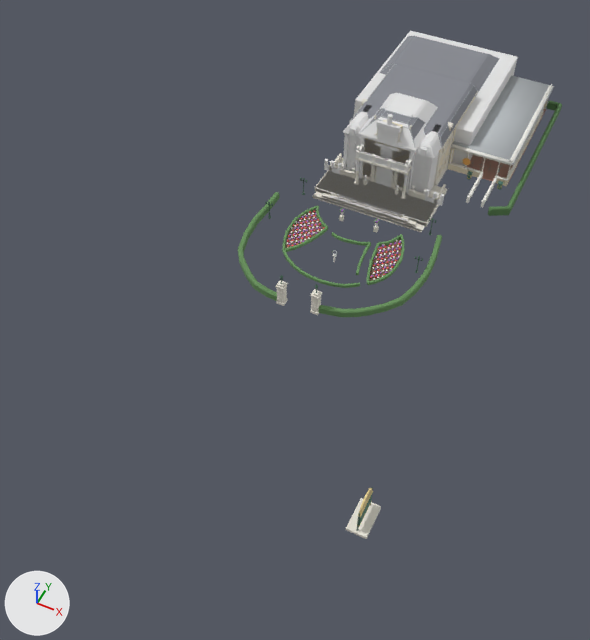
Two versions of the Blender file models/AR_VillaVolta/AR_VillaVolta_master.blend, one commit apart.
One viewpoint serves both versions: a 50 mm lens placed at (30.6, -90.0, 76.6), pointed at (-0.6, -27.7, -1.4). Arrows for +X, +Y and +Z are at lower left; the lights stay in place. The picture after the commit comes second.

The older version as bpy lines, for what is in view:
```python
me_vo_hagen__beuk = bpy.data.meshes.new('VO_hagen__beuk')
me_vo_hagen__beuk.from_pydata(...)  # 480 vertices, 520 faces; spans x -13.4..12.3, y -27.1..-6.7, z 0.0..1.1
me_vo_hagen__beuk.polygons.foreach_set('use_smooth', [True] * 520)
me_vo_hagen__beuk.materials.append(mat_mat_beuk)  # green #658e59
me_vo_rijhal__zink = bpy.data.meshes.new('VO_rijhal__zink')
me_vo_rijhal__zink.from_pydata([(6.8, 8.6, 4.1), (6.8, 8.6, 4.2), (6.8, 30.9, 4.1), (6.8, 30.9, 4.2), (16.2, 8.6, 4.1), (16.2, 8.6, 4.2), (16.2, 30.9, 4.1), (16.2, 30.9, 4.2)], [], [(0, 1, 3, 2), (2, 3, 7, 6), (6, 7, 5, 4), (4, 5, 1, 0), (2, 6, 4, 0), (7, 3, 1, 5)])
me_vo_rijhal__zink.polygons.foreach_set('use_smooth', [True] * 6)
me_vo_rijhal__zink.materials.append(mat_mat_zink)  # light grey #b6bcbf
me_vv_trap__steen = bpy.data.meshes.new('VV_trap__steen')
me_vv_trap__steen.from_pydata(...)  # 128 vertices, 128 faces; spans x -8.4..8.4, y -6.4..-5.0, z 0.0..0.8
me_vv_trap__steen.materials.append(mat_mat_steen)  # white #e7e3d7
ob_vo_hagen__beuk = bpy.data.objects.new('VO_hagen__beuk', me_vo_hagen__beuk)
ob_vo_hagen__beuk.location = (0.0, 0.0, 0.0)
ob_vo_rijhal__zink = bpy.data.objects.new('VO_rijhal__zink', me_vo_rijhal__zink)
ob_vo_rijhal__zink.location = (0.0, 0.0, 0.0)
ob_vv_trap__steen = bpy.data.objects.new('VV_trap__steen', me_vv_trap__steen)
ob_vv_trap__steen.location = (0.0, 0.0, 0.0)
# also in view: 'VV_daken__lei' at (-1.1, 15.6, 8.5); 'VO_hagen__buxus' at (-0.2, -14.8, 0.3); 'VV_terras__steen' at (0.0, -0.9, 0.4); 'BLK_dak_hoofd' at (0.0, 5.0, 9.6); 'VO_paden__aarde' at (-0.2, -13.6, 0.1)
```
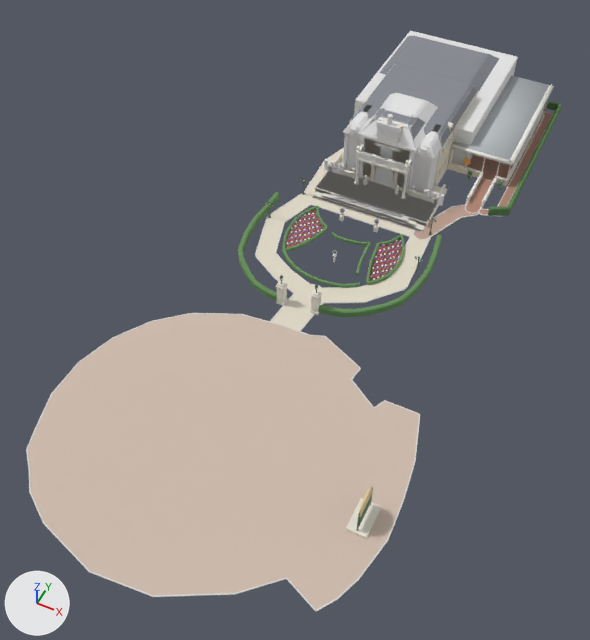
The change in detail:
Material 'MAT_band' (mat_mat_band) is new.
Its base color is (0.7, 0.69, 0.66) (light grey #dad8d4).
Its roughness is 0.85.
Material 'MAT_plein' (mat_mat_plein) is new.
Its base color is (0.62, 0.5, 0.42) (beige #cebcad).
Its roughness is 0.9.
Material 'MAT_klinker' (mat_mat_klinker) is new.
Its base color is (0.5, 0.34, 0.27) (beige #bc9e8e).
Its roughness is 0.9.
Material 'MAT_grind' (mat_mat_grind) is new.
Its base color is (0.76, 0.7, 0.58) (pale yellow #e2dac8).
Its roughness is 0.95.
Mesh me_vo_paden__band is new.
It has 1110 vertices, 1120 faces and spans x -20.2..21.8, y -67.6..30.0, z 0.0..0.1.
It uses material mat_mat_band (light grey #dad8d4).
Mesh me_vo_paden__plein is new.
It has 60 vertices, 58 faces and spans x -20.1..21.7, y -67.5..-29.6, z 0.0.
It uses material mat_mat_plein (beige #cebcad).
Mesh me_vo_paden__klinkerrood is new.
It has 72 vertices, 68 faces and spans x 12.1..17.4, y 0.6..29.9, z 0.0.
It uses material mat_mat_klinkerrood (beige #b38676).
Mesh me_vo_paden__klinker is new.
It has 92 vertices, 90 faces and spans x 7.34..14.3, y -7.78..2.86, z -0.05..0.05.
It uses material mat_mat_klinker (beige #bc9e8e).
Mesh me_vo_paden__grind is new.
It has 136 vertices, 136 faces and spans x -12.2..10.4, y -30.5..10.5, z 0.0.
It uses material mat_mat_grind (pale yellow #e2dac8).
Object 'VO_paden__band' (ob_vo_paden__band) is new; it shows me_vo_paden__band.
Its location is (0.0, 0.0, 0.0).
Object 'VO_paden__plein' (ob_vo_paden__plein) is new; it shows me_vo_paden__plein.
Its location is (0.0, 0.0, 0.0).
Object 'VO_paden__klinkerrood' (ob_vo_paden__klinkerrood) is new; it shows me_vo_paden__klinkerrood.
Its location is (0.0, 0.0, 0.0).
Object 'VO_paden__klinker' (ob_vo_paden__klinker) is new; it shows me_vo_paden__klinker.
Its location is (0.0, 0.0, 0.0).
Object 'VO_paden__grind' (ob_vo_paden__grind) is new; it shows me_vo_paden__grind.
Its location is (0.0, 0.0, 0.0).

What differs and where, as boxes [x1, y1, x2, y2] in the pictures (590 x 640 px):
'VO_paden__plein', added (beige)
    after: [28, 314, 419, 610]
'VO_paden__grind', added (pale yellow)
    after: [256, 148, 429, 331]
'VO_paden__band', added
    after: [26, 111, 553, 612]
'VO_paden__klinkerrood', added
    after: [466, 112, 552, 215]
'VO_paden__klinker', added (beige)
    after: [414, 203, 482, 239]
